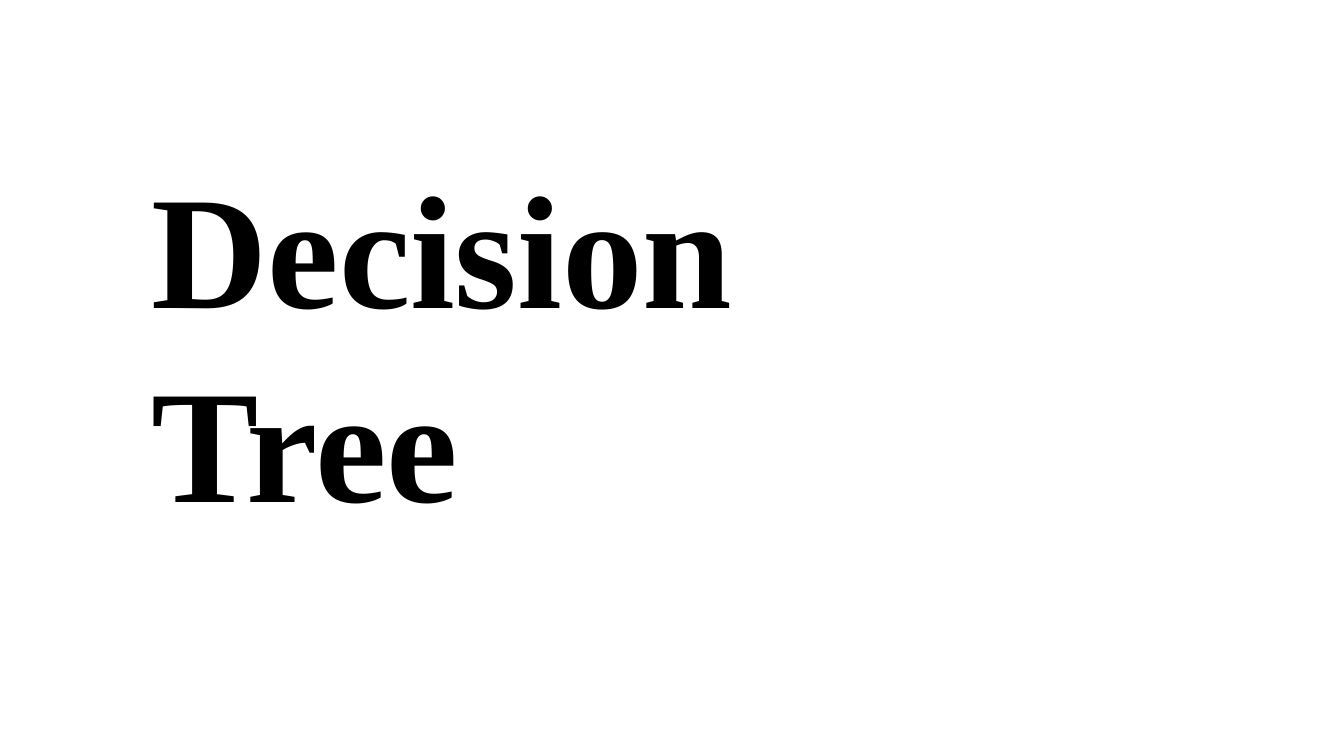
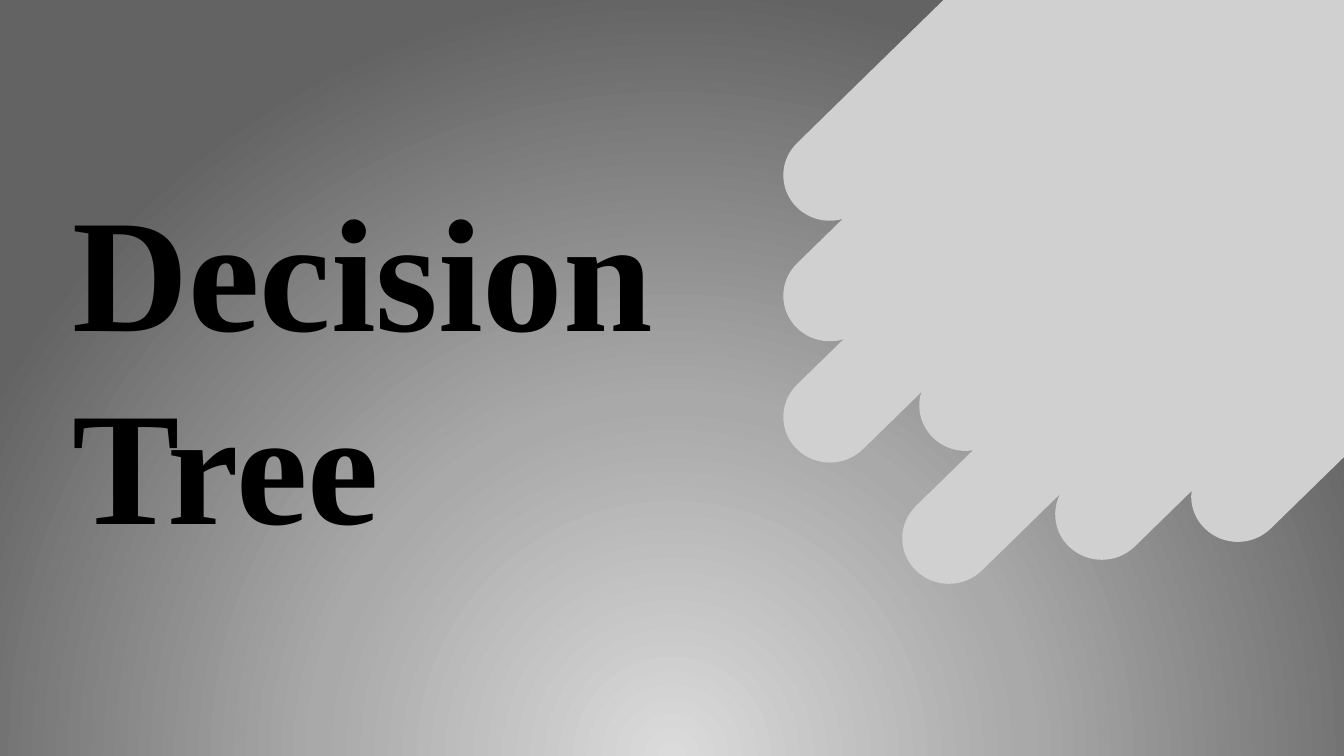
Before and after one commit to tamanghawana0815/SAD-ppt, a slide deck: slide 7 of Presentation.pptx. Drawn at 1344x756 pixels with LibreOffice and Linux fonts; fonts in the diff are those of the drawing; grey boxes stand for pictures. Boxes give left, top, right and bottom in pixels: in the first picture for what was removed or moved away, otherwise in the second. Text is boxed around its words. In the diff, an @@ line names an element or a change of style, - is before the commit and + after.

Commit message:
Updated slide

```diff
--- a/Presentation.pptx
+++ b/Presentation.pptx
@@ background #FFFFFF to gradient #DBDBDB to #AAAAAA to #636363 @@
@@ picture added at (783, 0, 1344, 584) @@
@@ text "Decision Tree": place and size @@
-text "Decision Tree" at (151, 196, 732, 504)
+text "Decision Tree" at (72, 219, 653, 526)
```
